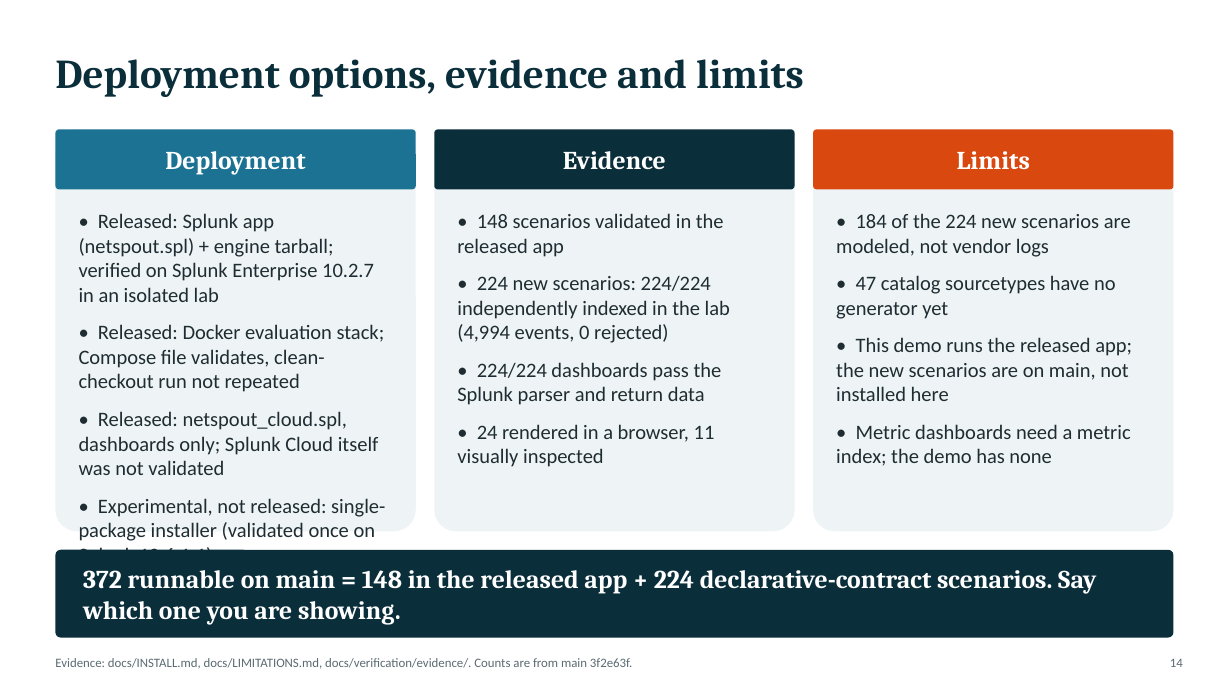
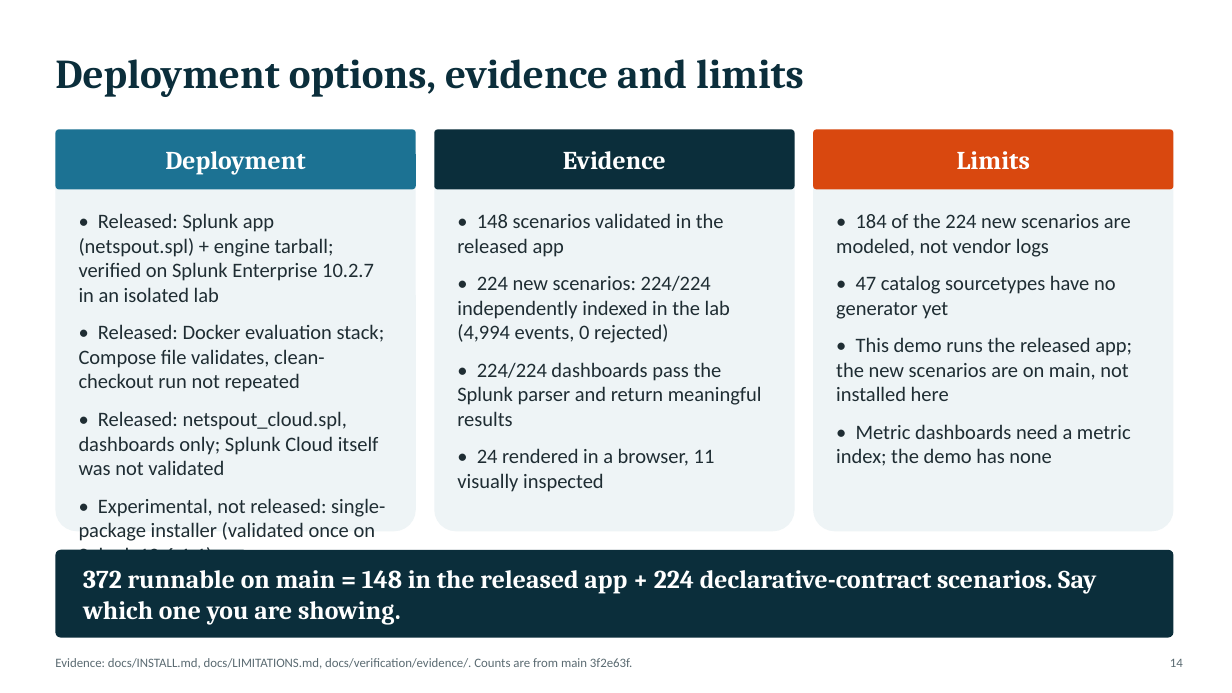
Before and after one commit to machowdhury/NetSpout, a slide deck: slide 14 of demo/presentations/NetSpout_PulseForge_Demo.pptx. Drawn at 1232x693 pixels with LibreOffice and Linux fonts; fonts in the diff are those of the drawing. Boxes give left, top, right and bottom in pixels: in the first picture for what was removed or moved away, otherwise in the second. Text is boxed around its words. In the diff, an @@ line names an element or a change of style, - is before the commit and + after.

```diff
--- a/demo/presentations/NetSpout_PulseForge_Demo.pptx
+++ b/demo/presentations/NetSpout_PulseForge_Demo.pptx
@@ text at (457,362,762,426): text changed @@
-• 224/224 dashboards pass the Splunk parser and return data
+• 224/224 dashboards pass the Splunk parser and return meaningful results
```
Also in this commit, not shown: 1 other slide changed, 3 other files.
